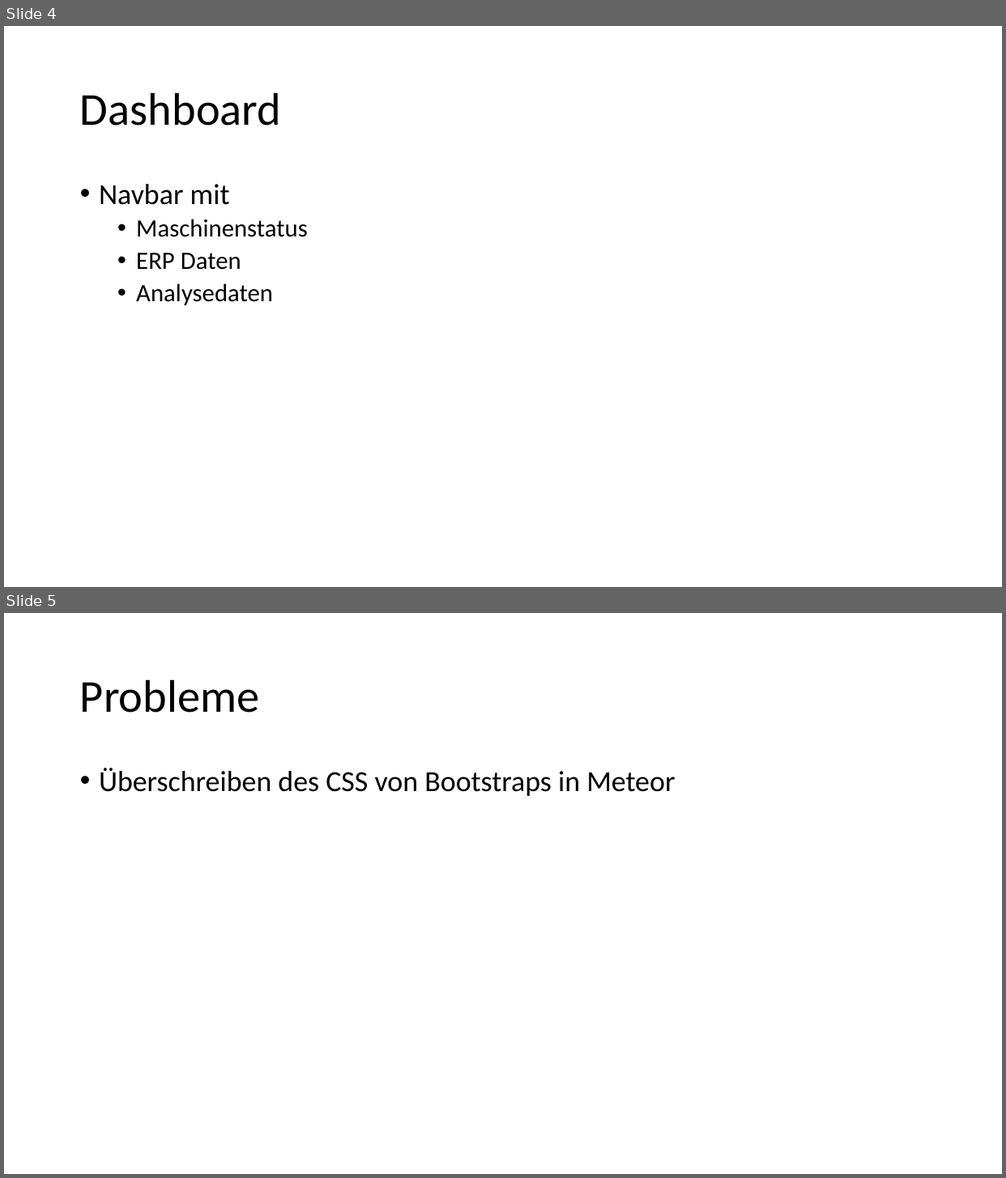
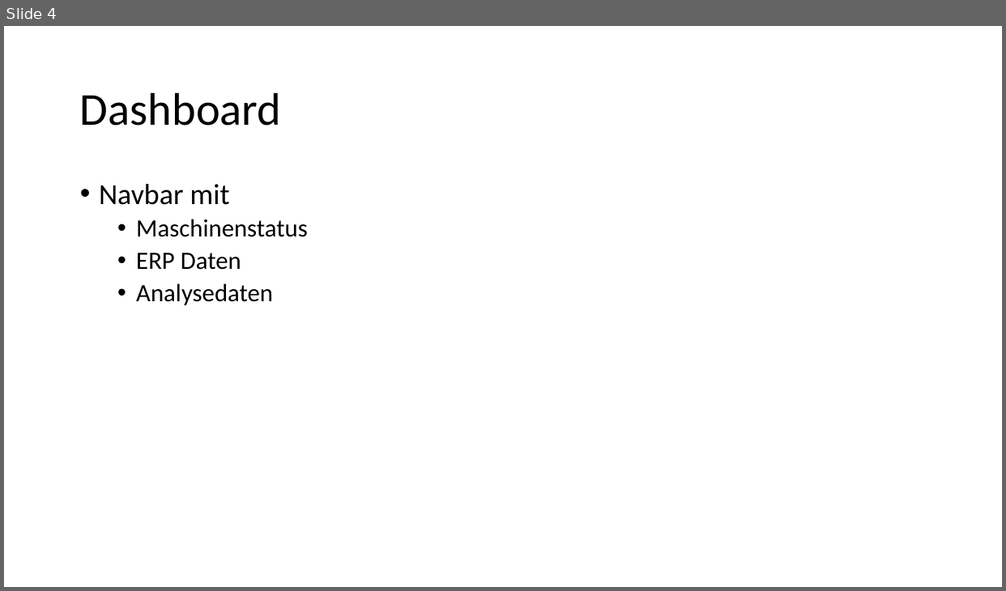
Before and after one commit to buegeleisen/dhbw_14sea_projekt, a slide deck: UI/UI_Portfolio.pptx. Shown one above the other, each under a label of ours: slides 4 and 5 before the commit, slide 4 after it. The pictures are 1006x1178 and 1006x591 pixels, drawn with LibreOffice and Linux fonts; fonts in the diff are those of the drawing. Boxes give left, top, right and bottom in pixels: in the first picture for what was removed or moved away, otherwise in the second. Text is boxed around its words. In the diff, an @@ line names an element or a change of style, - is before the commit and + after.

```diff
--- a/UI/UI_Portfolio.pptx
+++ b/UI/UI_Portfolio.pptx
@@ slide 5 removed at (4,613,1002,1174), background #FFFFFF @@
@@ title removed at (80,679,259,713) @@
-Probleme
@@ text removed at (99,768,675,796) @@
-• Überschreiben des CSS von Bootstraps in Meteor
```
Also in this commit, not shown: 3 slides added, 5 other files.
